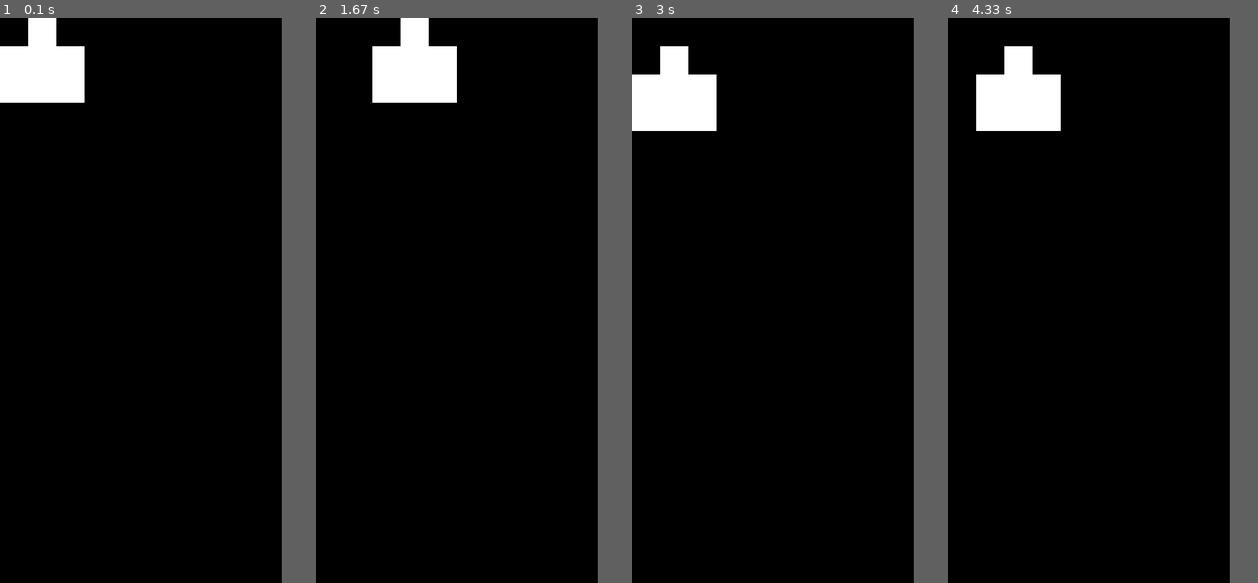
Above: before the commit, frames 1-4 (left to right).
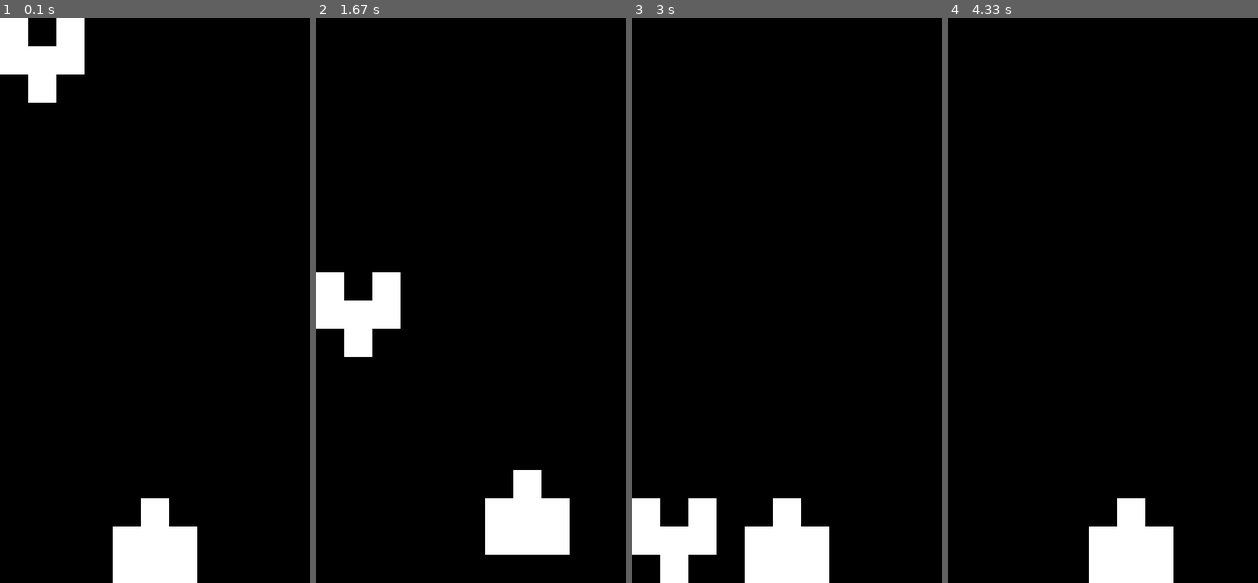
Above: after the commit, the same moments.

Repository: BigShuang/simple-brick-games-by-pygame
Game: pygame game, started from tank_shooter.py
The game is run twice, just before and just after one commit, with the same random seed, the same clock (stepped at 60 frames per second) and the same inputs.
Inputs:
- Up to frame 1 (0.1 s): no input
- Up to frame 2 (1.67 s): hold Right 0.33-0.8 s; hold Up 0.83-1.13 s; hold Right 1.17-1.63 s
- Up to frame 3 (3 s): hold Left 1.67-2.2 s; hold Down 2.23-2.53 s; hold Left 2.57-2.97 s
- Up to frame 4 (4.33 s): hold Up 3-3.37 s; hold Right 3.4-4.03 s; hold Down from 4.07 s (still down)
In our replay, the window is 400x800 before the commit and 440x800 after it. These sizes can differ from the game's own. Grey fills any space a smaller window leaves; there, only what the larger window draws over its background counts as a difference.

The runs differ from the first frame. In frame 1, 5.5% of the frame differs, in the area x 0-64%, y 0-100%; in frame 2, 9.1%, in the area x 0-82%, y 0-95%; in frame 3, 9.1%; in frame 4, 6.4%.

Commit message:
step 2: add simple enemy

Diff:
--- a/tank_shooter.py
+++ b/tank_shooter.py
@@ -1,10 +1,12 @@
 import pygame
 import sys
+import time
 
-C, R = 10, 20
+C, R = 11, 20
 CELL_SIZE = 40
 
 FPS=60 # 游戏帧率
+MOVE_SPACE = 10
 
 WIN_WIDTH = CELL_SIZE * C  # 窗口宽度
 WIN_HEIGHT = CELL_SIZE * R  # 窗口高度
@@ -16,6 +18,19 @@
     [1, 1, 1],
     [1, 1, 1],
 ]
+
+TANKS = {
+    "player": [
+        [0, 1, 0],
+        [1, 1, 1],
+        [1, 1, 1],
+    ],
+    "enemy": [
+        [1, 0, 1],
+        [1, 1, 1],
+        [0, 1, 0],
+    ]
+}
 
 
 pygame.init() # pygame初始化，必须有，且必须在开头
@@ -41,20 +56,32 @@
 
         self.rect.move_ip(self.x, self.y)
 
+    def move_cr(self, c, r):
+        self.cr[0] = c
+        self.cr[1] = r
+        self.x = c * CELL_SIZE
+        self.y = r * CELL_SIZE
+        self.rect.move_ip(self.x, self.y)
+
+    def is_out(self):
+        if 0 <= self.cr[0] < C and 0 <= self.cr[1] < R:
+            return False
+        return False
+
     def move(self, direction=""):
-        if direction == "LEFT" and self.cr[0] > 0:
+        if direction == "LEFT":
             self.cr[0] -= 1
             self.x -= CELL_SIZE
             self.rect.left = self.x
-        if direction == "RIGHT" and self.cr[0] < C - 1:
+        if direction == "RIGHT":
             self.cr[0] += 1
             self.x += CELL_SIZE
             self.rect.left = self.x
-        if direction == "UP" and self.cr[1] > 0 :
+        if direction == "UP" :
             self.cr[1] -= 1
             self.y -= CELL_SIZE
             self.rect.top = self.y
-        if direction == "DOWN" and self.cr[1] < R - 1:
+        if direction == "DOWN":
             self.cr[1] += 1
             self.y += CELL_SIZE
             self.rect.top = self.y
@@ -79,23 +106,42 @@
 
 
 class Tank(pygame.sprite.Group):
-    def __init__(self, *sprites):
-        super().__init__(*sprites)
+    def __init__(self, c, r, tank_kind):
+        super().__init__()
 
-        for r, row in enumerate(TANK_GRID):
-            for c, cell in enumerate(row):
+        self.kind = tank_kind
+        # self.cr = [0, 0]
+
+        for ri, row in enumerate(TANKS[self.kind]):
+            for ci, cell in enumerate(row):
                 if cell == 1:
-                    player = Block(c, r)
-                    self.add(player)
+                    block = Block(c+ci, r+ri)
+                    self.add(block)
+
 
     def move(self, direction=""):
-        if all(player.check_move(direction) for player in self.sprites()):
-            for player in self.sprites():
-                player.move(direction)
+        if all(block.check_move(direction) for block in self.sprites()):
+            self.free_move(direction)
+
+    def free_move(self, direction=""):
+        for block in self.sprites():
+            block.move(direction)
+
+    def is_out(self):
+        return all(block.is_out() for block in self.sprites())
 
 
-player_tank = Tank()
+bottom_center_c = (C - len(TANKS["player"][0])) // 2
+bottom_center_r = R - len(TANKS["player"])
+player_tank = Tank(bottom_center_c, bottom_center_r, "player")
 
+enemies = []
+
+enemy1 = Tank(0, 0, "enemy")
+
+enemies.append(enemy1)
+time_count = 0
+last_time = int(time.time())
 
 while True:
     # 获取所有事件
@@ -115,12 +161,25 @@
             if event.key == pygame.K_DOWN or event.key == ord('s'):
                 player_tank.move("DOWN")
 
+    if (time_count + 1) % MOVE_SPACE == 0:
+        to_delete = []
+        for i, enemy in enumerate(enemies):
+            enemy.free_move("DOWN")
+            if enemy.is_out():
+                to_delete.append(i)
+
+        for di in to_delete[::-1]:  # 倒着按序号来删除
+            enemies.pop(di)
+
+
     clock.tick(FPS) # 控制循环刷新频率,每秒刷新FPS对应的值的次数
+    time_count += 1
 
     # Fill the screen with black
     win.fill((0, 0, 0))
 
     # Draw the player on the screen
     player_tank.draw(win)
+    enemy1.draw(win)
 
     pygame.display.update()
